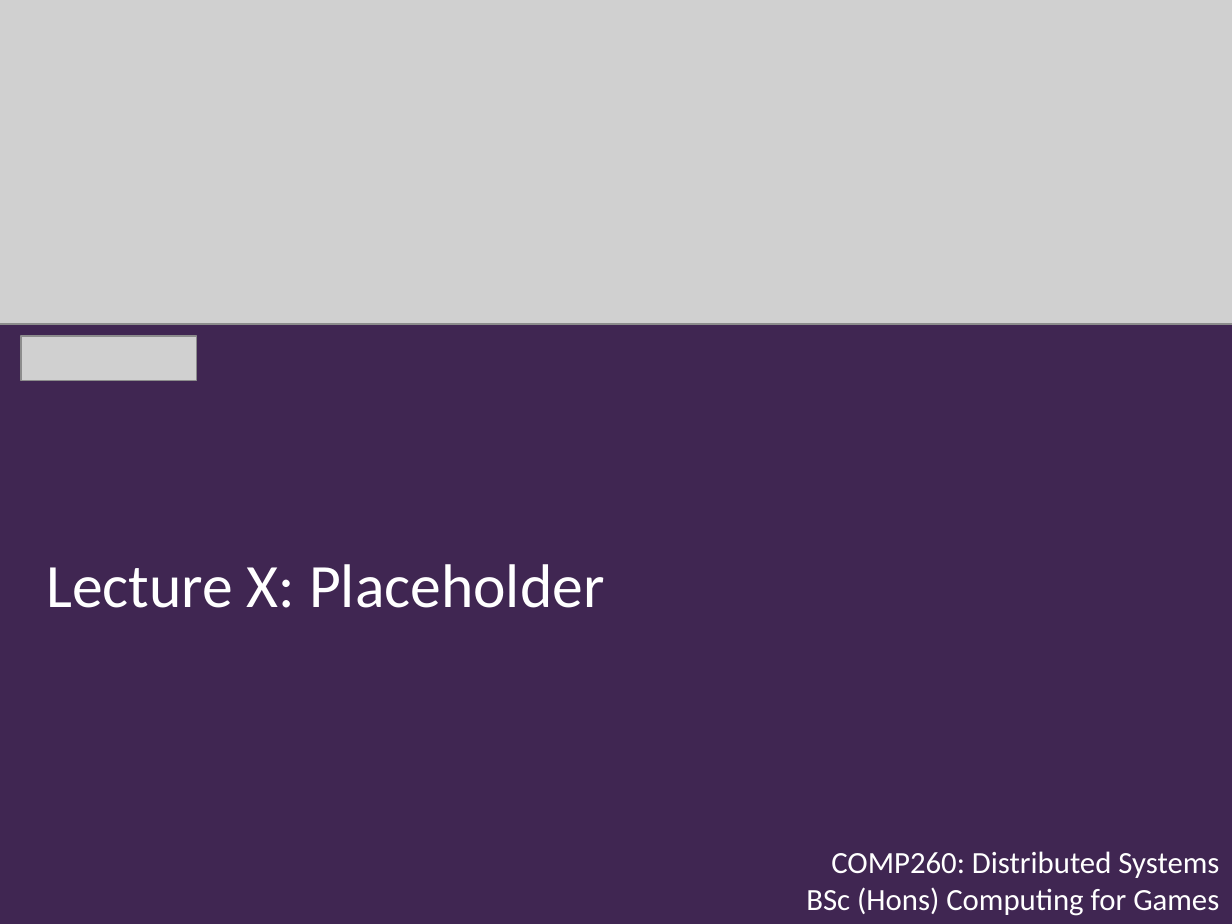
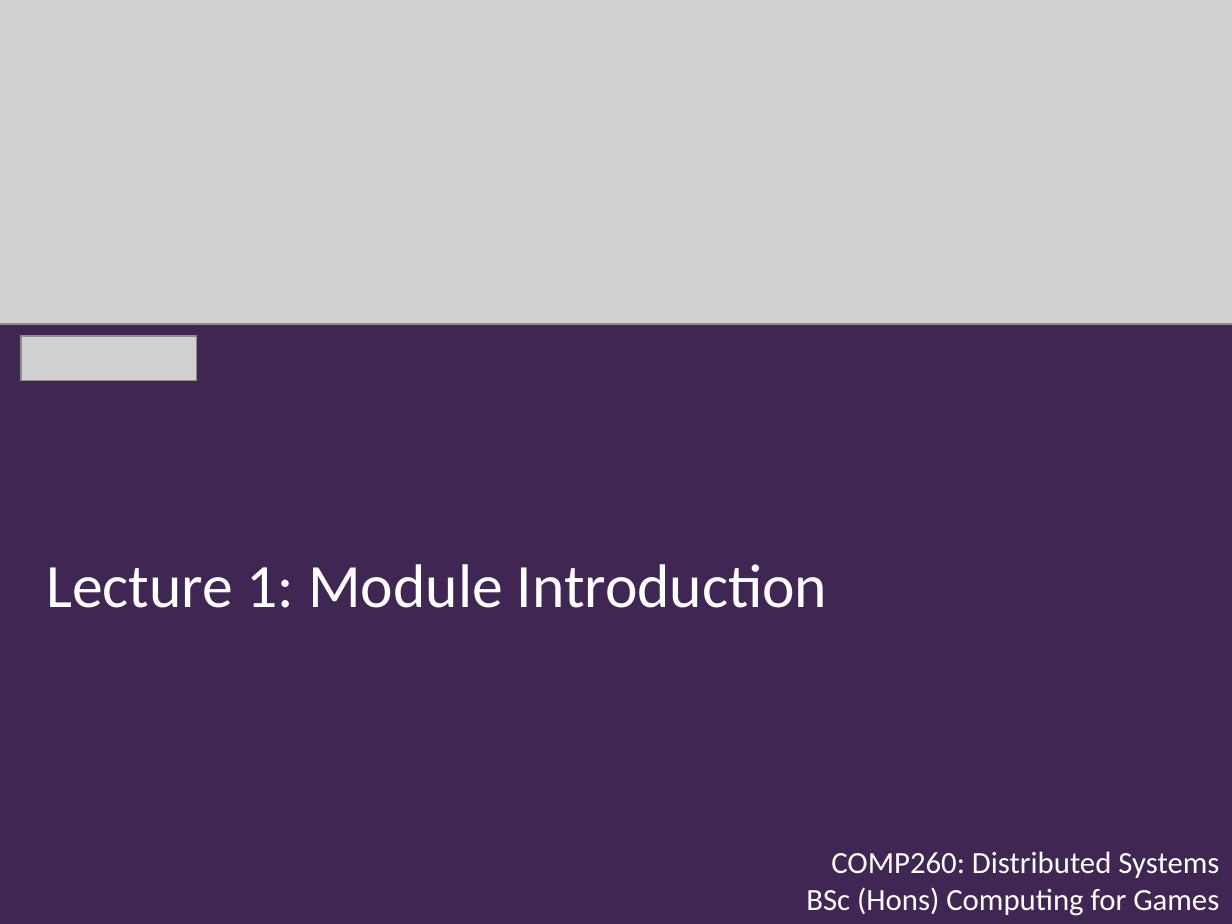
Before and after one commit to Falmouth-Games-Academy/bsc-course-materials, a slide deck: slide 1 of COMP260/01/2019-20-COMP260-01-lecture.pptx. Drawn at 1232x924 pixels with LibreOffice and Linux fonts; fonts in the diff are those of the drawing; grey boxes stand for pictures; background and template pictures are left out. Boxes give left, top, right and bottom in pixels: in the first picture for what was removed or moved away, otherwise in the second. Text is boxed around its words. In the diff, an @@ line names an element or a change of style, - is before the commit and + after.

```diff
--- a/COMP260/01/2019-20-COMP260-01-lecture.pptx
+++ b/COMP260/01/2019-20-COMP260-01-lecture.pptx
@@ text at [46,564,828,608]: text changed @@
-Lecture X: Placeholder
+Lecture 1: Module Introduction
```
Also in this commit, not shown: 3 slides added, 3 other files.
